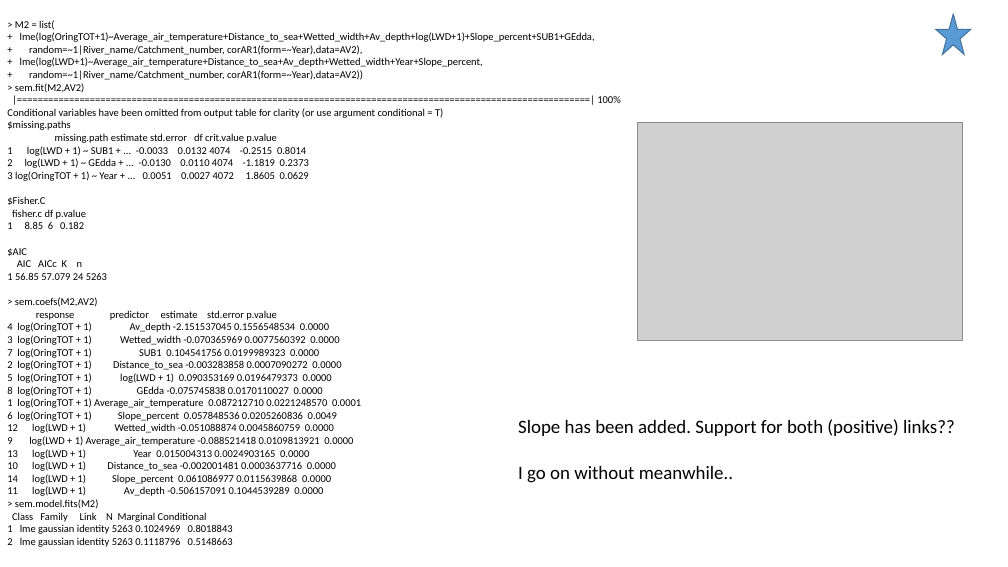
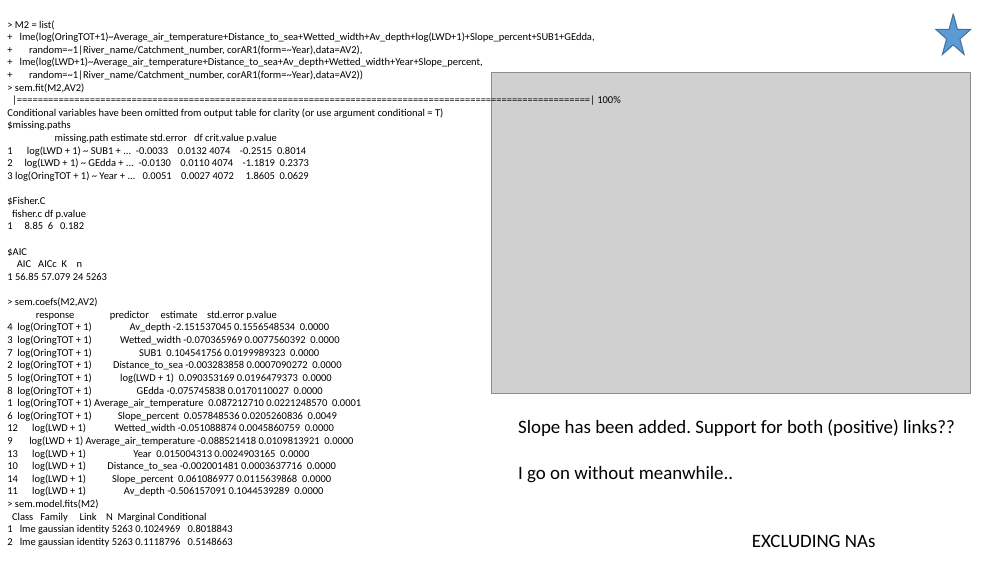
Before and after one commit to SerenaDonadi/Dod-ved, a slide deck: slide 19 of Electrofish data/LWD_analyses.pptx (slide 18 before the commit). Drawn at 1008x567 pixels with LibreOffice and Linux fonts; fonts in the diff are those of the drawing; grey boxes stand for pictures. Boxes give left, top, right and bottom in pixels: in the first picture for what was removed or moved away, otherwise in the second. Text is boxed around its words. In the diff, an @@ line names an element or a change of style, - is before the commit and + after.

```diff
--- a/Electrofish data/LWD_analyses.pptx
+++ b/Electrofish data/LWD_analyses.pptx
@@ picture: place and size @@
-picture at bbox=[637, 123, 963, 341]
+picture at bbox=[492, 73, 971, 393]
@@ text added at bbox=[752, 534, 876, 547], 18 pt, text #000000 @@
+EXCLUDING NAs
```
Also in this commit, not shown: 5 other slides changed, 7 slides added, 1 slide removed, 1 other file.
